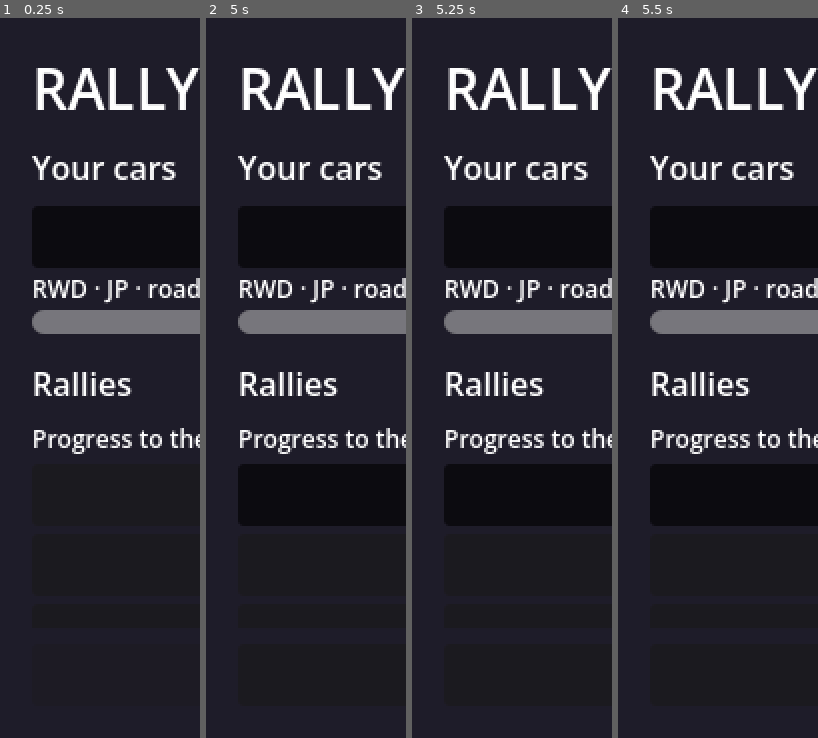
Above: before the commit, frames 1-4 (left to right).
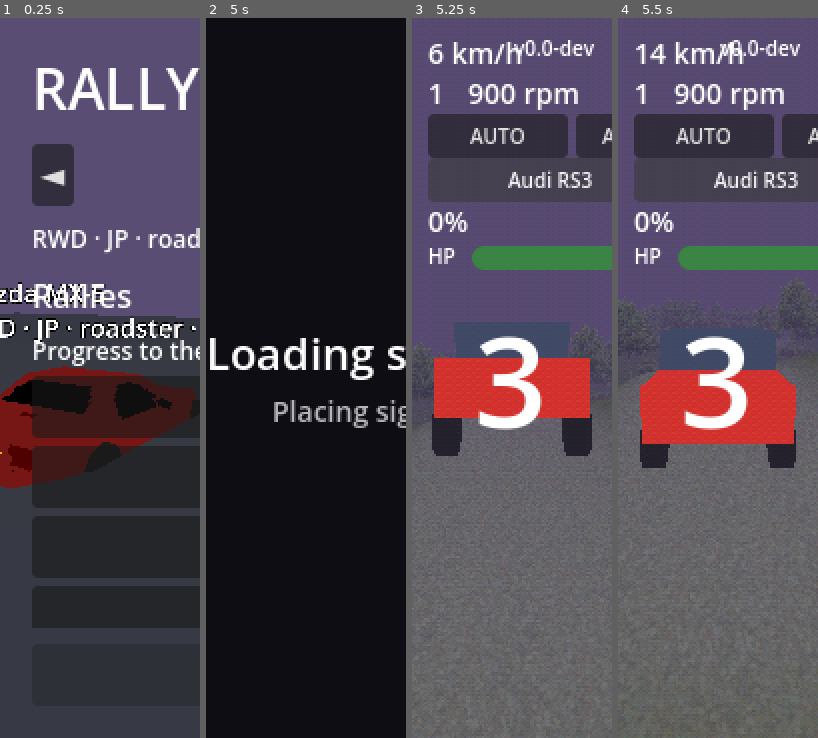
Above: after the commit, the same moments.

Repository: felixxwu/TAPPA
Game: Godot game, scene res://hq.tscn
Same seed, same stepped clock (60 frames per second), same inputs: the game is played once before the commit and once after it.
Inputs (mouse positions are in pixels of both pictures, inside the frame that each line leads up to):
- Up to frame 1 (0.25 s): no input
- Up to frame 2 (5 s): click (258, 176) at 0.5 s, where only the run after the commit has a clickable "◄"; tap Enter (menu_select, bound only after the commit) at 1.25, 4.9 s; move the mouse to (350, 342) at 1.27 s; hold Right (menu_right, bound only after the commit) 1.28-2 s; tap C (cycle_camera) at 1.35 s; click (350, 342) at 1.42 s; drag from (266, 414) to (296, 522) at 2.02 s; tap R (reset_car) at 2.75, 4.25 s; move the mouse to (326, 219) at 2.77 s; hold Right (menu_right, bound only after the commit) 2.78-3.5 s; tap T (toggle_gearbox) at 2.85 s; click (326, 219) at 2.92 s; drag from (296, 522) to (246, 270) at 3.52 s; move the mouse to (366, 486) at 4.27 s; hold Left (menu_left, bound only after the commit) from 4.28 s (still down); hold Shift from 4.28 s (still down); click (366, 486) at 4.42 s
- Up to frame 3 (5.25 s): release Left (menu_left, bound only after the commit) at 5 s; release Shift at 5 s; click (552, 176) at 5 s, where only the run after the commit has a clickable "Mazda MX-5"
- Up to frame 4 (5.5 s): no input

The runs differ from the first frame. In frame 1, 71% of the frame differs, in the area x 0-100%, y 0-100%; in frame 2, 12%; in frame 3, 93%; in frame 4, 94%.

Commit message:
Diegetic HQ first slice: 3D showroom with menu camera + parked focused car
Replaces the flat HQ car-park surface with the first diegetic 3D location
(todo/diegetic-hq.md). hq.tscn is now a Node3D; hq.gd builds:
- a lit lot (ambient + sun + ground plane) with the focused owned car spawned
  as a parked, physics-frozen, silenced Car prop (reuses Car.apply_owned)
- a dedicated menu Camera3D that eases into a 3/4 hero shot (Tween)
- prev/next car cycling via ◄ ► overlay buttons + new menu_left/right inputs;
  the focused car IS the selected car, so the rally board tracks it
- a billboarded Label3D stats panel beside the car, mirrored into the overlay
- the rally board + Start kept as a flat CanvasLayer overlay (unchanged logic)

Scope: one focused car at a time (the proven one-car invariant — apply_owned
mutates shared Config.data + car mesh sub-resources). A simultaneous parked
lineup needs per-instance mesh duplication + visual verification, deferred as
the documented follow-up.

- Config-first: GameConfig.menu_camera_offset / menu_camera_move_time /
  menu_camera_look_height; menu_left/right/select/back actions in project.godot.
- Tests (test_menu_flow.gd): focused car spawns + is frozen, menu camera exists,
  cycling focus respawns/reselects + wraps, locked-rally board still works.
- Docs/todos: diegetic-hq.md → first slice shipped (steps struck, open questions
  resolved); menus.md umbrella updated; features/menus.md rewritten for 3D HQ.

Co-Authored-By: Claude Opus 4.8 <noreply@anthropic.com>
Claude-Session: https://claude.ai/code/session_01LNmbsP7S3dv4i5mgMFcxct

Diff:
--- a/rally/hq.tscn
+++ b/rally/hq.tscn
@@ -2,9 +2,5 @@
 
 [ext_resource type="Script" path="res://scripts/hq.gd" id="1_hq"]
 
-[node name="HQ" type="Control"]
-layout_mode = 3
-anchors_preset = 15
-anchor_right = 1.0
-anchor_bottom = 1.0
+[node name="HQ" type="Node3D"]
 script = ExtResource("1_hq")
--- a/rally/project.godot
+++ b/rally/project.godot
@@ -117,6 +117,32 @@
 , Object(InputEventJoypadButton,"resource_local_to_scene":false,"resource_name":"","device":-1,"button_index":1,"pressure":0.0,"pressed":false,"script":null)
 ]
 }
+menu_left={
+"deadzone": 0.2,
+"events": [Object(InputEventKey,"resource_local_to_scene":false,"resource_name":"","device":-1,"window_id":0,"alt_pressed":false,"shift_pressed":false,"ctrl_pressed":false,"meta_pressed":false,"pressed":false,"keycode":0,"physical_keycode":4194319,"key_label":0,"unicode":0,"location":0,"echo":false,"script":null)
+, Object(InputEventKey,"resource_local_to_scene":false,"resource_name":"","device":-1,"window_id":0,"alt_pressed":false,"shift_pressed":false,"ctrl_pressed":false,"meta_pressed":false,"pressed":false,"keycode":0,"physical_keycode":65,"key_label":0,"unicode":0,"location":0,"echo":false,"script":null)
+, Object(InputEventJoypadButton,"resource_local_to_scene":false,"resource_name":"","device":-1,"button_index":13,"pressure":0.0,"pressed":false,"script":null)
+]
+}
+menu_right={
+"deadzone": 0.2,
+"events": [Object(InputEventKey,"resource_local_to_scene":false,"resource_name":"","device":-1,"window_id":0,"alt_pressed":false,"shift_pressed":false,"ctrl_pressed":false,"meta_pressed":false,"pressed":false,"keycode":0,"physical_keycode":4194321,"key_label":0,"unicode":0,"location":0,"echo":false,"script":null)
+, Object(InputEventKey,"resource_local_to_scene":false,"resource_name":"","device":-1,"window_id":0,"alt_pressed":false,"shift_pressed":false,"ctrl_pressed":false,"meta_pressed":false,"pressed":false,"keycode":0,"physical_keycode":68,"key_label":0,"unicode":0,"location":0,"echo":false,"script":null)
+, Object(InputEventJoypadButton,"resource_local_to_scene":false,"resource_name":"","device":-1,"button_index":14,"pressure":0.0,"pressed":false,"script":null)
+]
+}
+menu_select={
+"deadzone": 0.2,
+"events": [Object(InputEventKey,"resource_local_to_scene":false,"resource_name":"","device":-1,"window_id":0,"alt_pressed":false,"shift_pressed":false,"ctrl_pressed":false,"meta_pressed":false,"pressed":false,"keycode":0,"physical_keycode":4194309,"key_label":0,"unicode":0,"location":0,"echo":false,"script":null)
+, Object(InputEventJoypadButton,"resource_local_to_scene":false,"resource_name":"","device":-1,"button_index":0,"pressure":0.0,"pressed":false,"script":null)
+]
+}
+menu_back={
+"deadzone": 0.2,
+"events": [Object(InputEventKey,"resource_local_to_scene":false,"resource_name":"","device":-1,"window_id":0,"alt_pressed":false,"shift_pressed":false,"ctrl_pressed":false,"meta_pressed":false,"pressed":false,"keycode":0,"physical_keycode":4194305,"key_label":0,"unicode":0,"location":0,"echo":false,"script":null)
+, Object(InputEventJoypadButton,"resource_local_to_scene":false,"resource_name":"","device":-1,"button_index":1,"pressure":0.0,"pressed":false,"script":null)
+]
+}
 
 [physics]
 
--- a/rally/scripts/game_config.gd
+++ b/rally/scripts/game_config.gd
@@ -253,6 +253,17 @@
 ## Field of view (degrees) for the bonnet camera.
 @export_range(30.0, 120.0) var bonnet_fov := 75.0
 
+@export_group("Menu / HQ")
+## Seconds the HQ menu camera takes to ease into framing the focused car
+## (todo/diegetic-hq.md). 0 snaps instantly.
+@export var menu_camera_move_time := 0.6
+## HQ menu camera position relative to the focused car (car space: -Z is the car's
+## nose), so the default sits the camera ahead-and-to-the-side at eye height for a
+## 3/4 hero shot.
+@export var menu_camera_offset := Vector3(3.2, 1.6, 4.8)
+## Height (m) above the car's origin that the HQ menu camera looks at.
+@export var menu_camera_look_height := 0.6
+
 @export_group("World")
 @export var fog_density := 0.02
 @export var background_color := Color(0.35, 0.3, 0.45)
--- a/rally/scripts/hq.gd
+++ b/rally/scripts/hq.gd
@@ -1,27 +1,46 @@
-extends Control
-# HQ — the meta-game hub (todo/menus.md location 1), minimal vertical-slice
-# version: a flat placeholder UI (the diegetic 3D car-park / map / tuning-lift
-# staging is the full menus build). It is the game's boot scene and a lightweight
-# scene with NO track generation.
+extends Node3D
+# HQ — the meta-game hub (todo/menus.md location 1). This is the FIRST diegetic 3D
+# slice (todo/diegetic-hq.md): the flat car-park surface is replaced by a real 3D
+# showroom — a menu camera framing your car in a lit lot, cycled prev/next — while
+# the rally board + Start stay a flat overlay (the map → 3D-pins port is a later
+# slice). It is the game's boot scene and stays lightweight (NO track generation).
 #
-# What the slice covers: ensure a starter car exists, list owned cars + the
-# rallies the selected car can enter, and start a rally — handing off to
-# RallySession (todo/rally-event-flow.md), which fields the car, runs the events
-# and returns to the podium → HQ.
+# Scope note (todo/diegetic-hq.md): this slice shows ONE focused car at a time (the
+# proven one-car-at-a-time invariant — `Car.apply_owned` mutates the shared
+# `Config.data` and the car scene's mesh sub-resources, so configuring N cars at
+# once would stomp them). A simultaneous parked lineup is the immediate follow-up,
+# once per-instance mesh duplication is handled and the result can be eyeballed.
+
+const CAR_SCENE := preload("res://car.tscn")
 
 var _selected_instance_id := -1
 var _selected_rally_id := ""
 
-var _cars_box: VBoxContainer
+# Showroom state: the owned-car list and which one is focused (shown + selected).
+var _owned: Array = []
+var _focus := 0
+var _car: Node3D = null
+
+# 3D staging.
+var _camera: Camera3D
+var _display_marker: Marker3D
+var _stats_label: Label3D
+var _cam_tween: Tween
+
+# Flat overlay widgets.
 var _rallies_box: VBoxContainer
 var _status: Label
 var _start_button: Button
+var _car_name_label: Label
+var _car_stats_label: Label
 
 
 func _ready() -> void:
 	_ensure_starter()
-	_build_ui()
-	_refresh_cars()
+	_build_world()
+	_build_overlay()
+	_reload_owned()
+	_show_focused_car()
 
 
 # First run: grant the immortal starter (the anti-soft-lock floor — it can never
@@ -35,13 +54,64 @@
 	Save.save()
 
 
-func _build_ui() -> void:
-	set_anchors_preset(Control.PRESET_FULL_RECT)
-	var bg := ColorRect.new()
-	bg.set_anchors_preset(Control.PRESET_FULL_RECT)
-	bg.color = Color(0.12, 0.11, 0.16)
-	bg.mouse_filter = Control.MOUSE_FILTER_IGNORE
-	add_child(bg)
+# --- 3D world (the lot) ------------------------------------------------------
+
+func _build_world() -> void:
+	var cfg: GameConfig = Config.data
+
+	var env := WorldEnvironment.new()
+	var e := Environment.new()
+	e.background_mode = Environment.BG_COLOR
+	e.background_color = cfg.background_color
+	e.ambient_light_source = Environment.AMBIENT_SOURCE_COLOR
+	e.ambient_light_color = Color(0.6, 0.6, 0.68)
+	e.ambient_light_energy = 1.0
+	env.environment = e
+	add_child(env)
+
+	var sun := DirectionalLight3D.new()
+	sun.rotation = Vector3(deg_to_rad(-50.0), deg_to_rad(40.0), 0.0)
+	sun.light_energy = 1.1
+	add_child(sun)
+
+	# The lot floor: a plain plane (visual only — the parked car is physics-frozen,
+	# so no collider is needed).
+	var ground := MeshInstance3D.new()
+	var plane := PlaneMesh.new()
+	plane.size = Vector2(60.0, 60.0)
+	ground.mesh = plane
+	var mat := StandardMaterial3D.new()
+	mat.albedo_color = Color(0.18, 0.19, 0.22)
+	ground.material_override = mat
+	add_child(ground)
+
+	# Where the focused car sits.
+	_display_marker = Marker3D.new()
+	add_child(_display_marker)
+
+	# A floating stats panel beside the car (Label3D for the slice; the SubViewport
+	# panel of menus.md rig 2 is deferred). Billboarded so it always faces the camera.
+	_stats_label = Label3D.new()
+	_stats_label.billboard = BaseMaterial3D.BILLBOARD_ENABLED
+	_stats_label.modulate = Color(1, 1, 1)
+	_stats_label.outline_size = 12
+	_stats_label.font_size = 64
+	_stats_label.pixel_size = 0.006
+	_stats_label.position = Vector3(-2.6, 1.4, 0.0)
+	_stats_label.horizontal_alignment = HORIZONTAL_ALIGNMENT_LEFT
+	add_child(_stats_label)
+
+	_camera = Camera3D.new()
+	_camera.current = true
+	add_child(_camera)
+	_snap_camera_to_focus()
+
+
+# --- Flat overlay (rally board + start) --------------------------------------
+
+func _build_overlay() -> void:
+	var layer := CanvasLayer.new()
+	add_child(layer)
 
 	var root := VBoxContainer.new()
 	root.set_anchors_preset(Control.PRESET_FULL_RECT)
@@ -50,17 +120,38 @@
 	root.offset_right = -16.0
 	root.offset_bottom = -16.0
 	root.add_theme_constant_override("separation", 8)
-	add_child(root)
+	layer.add_child(root)
 
 	var title := Label.new()
 	title.text = "RALLY HQ"
 	title.add_theme_font_size_override("font_size", 28)
 	root.add_child(title)
 
-	# The car/rally lists can be taller than a phone screen, so they live in a
-	# scroll view that expands to fill the space between the fixed title and the
-	# pinned Start button — the primary action stays on-screen no matter how many
-	# cars/rallies are listed.
+	# Car selector: ◄ / ► cycle the focused car (mirrors the menu_left/right inputs
+	# and the swipe gestures the diegetic spec calls for; tap-friendly for mobile).
+	var nav := HBoxContainer.new()
+	nav.add_theme_constant_override("separation", 8)
+	root.add_child(nav)
+	var prev := Button.new()
+	prev.text = "◄"
+	prev.focus_mode = Control.FOCUS_NONE
+	prev.pressed.connect(_cycle_focus.bind(-1))
+	nav.add_child(prev)
+	_car_name_label = Label.new()
+	_car_name_label.add_theme_font_size_override("font_size", 18)
+	_car_name_label.size_flags_horizontal = Control.SIZE_EXPAND_FILL
+	_car_name_label.horizontal_alignment = HORIZONTAL_ALIGNMENT_CENTER
+	nav.add_child(_car_name_label)
+	var next := Button.new()
+	next.text = "►"
+	next.focus_mode = Control.FOCUS_NONE
+	next.pressed.connect(_cycle_focus.bind(1))
+	nav.add_child(next)
+
+	_car_stats_label = Label.new()
+	_car_stats_label.add_theme_font_size_override("font_size", 12)
+	root.add_child(_car_stats_label)
+
 	var scroll := ScrollContainer.new()
 	scroll.size_flags_vertical = Control.SIZE_EXPAND_FILL
 	scroll.horizontal_scroll_mode = ScrollContainer.SCROLL_MODE_DISABLED
@@ -71,16 +162,12 @@
 	content.add_theme_constant_override("separation", 8)
 	scroll.add_child(content)
 
-	content.add_child(_section_label("Your cars"))
-	_cars_box = VBoxContainer.new()
-	content.add_child(_cars_box)
-
 	content.add_child(_section_label("Rallies"))
 	_rallies_box = VBoxContainer.new()
 	content.add_child(_rallies_box)
 
 	_status = Label.new()
-	_status.text = "Select a car and a rally."
+	_status.text = "Pick a rally."
 	content.add_child(_status)
 
 	_start_button = Button.new()
@@ -98,84 +185,98 @@
 	return l
 
 
-# (Re)build the owned-car cards. Selecting a car re-derives its eligible rallies.
-# Each card shows the metadata the player needs to make the risk/eligibility call:
-# drivetrain / country / type / reward tier / power-to-weight, an HP bar, and any
-# installed upgrades (todo/menus.md rig 1+2 — the flat stand-in for the showroom
-# rig + world-anchored stats panel).
-func _refresh_cars() -> void:
-	for child in _cars_box.get_children():
-		child.queue_free()
-	var cars: Array = Save.profile.get("cars", [])
-	if cars.is_empty():
-		_cars_box.add_child(_section_label("(no cars)"))
-		return
-	# Default-select the first owned car if nothing is selected yet.
-	if _selected_instance_id < 0 or Save.get_car(_selected_instance_id).is_empty():
-		_selected_instance_id = int(cars[0]["instance_id"])
-	for car in cars:
-		_cars_box.add_child(_car_card(car))
+# --- Showroom (the focused car) ----------------------------------------------
+
+# Re-read the owned-car list from the save and clamp the focus into range.
+func _reload_owned() -> void:
+	_owned = Save.profile.get("cars", [])
+	if _owned.is_empty():
+		_focus = 0
+	else:
+		_focus = clampi(_focus, 0, _owned.size() - 1)
+
+
+# Focus the owned car with this instance id (re-reading the save first, so a car
+# just won/granted shows up). Used by the reward arrival and tests.
+func focus_instance(instance_id: int) -> void:
+	_reload_owned()
+	for i in _owned.size():
+		if int(_owned[i].get("instance_id", -1)) == instance_id:
+			_focus = i
+			break
+	_show_focused_car()
+
+
+# Step the focus to the prev/next owned car (wrapping), re-reading the save so the
+# list stays current.
+func _cycle_focus(step: int) -> void:
+	_reload_owned()
+	if _owned.is_empty():
+		return
+	_focus = wrapi(_focus + step, 0, _owned.size())
+	_show_focused_car()
+
+
+# Spawn (or respawn) the focused car as a parked, silent, physics-frozen prop, make
+# it the selected car, and refresh the camera + panels + rally board around it.
+func _show_focused_car() -> void:
+	if _owned.is_empty():
+		_selected_instance_id = -1
+		_car_name_label.text = "(no cars)"
+		_car_stats_label.text = ""
+		_stats_label.text = ""
+		_refresh_rallies()
+		_update_status()
+		return
+	var owned: Dictionary = _owned[_focus]
+	_selected_instance_id = int(owned.get("instance_id", -1))
+	_spawn_focused_car(owned)
+	var entry := CarLibrary.by_id(String(owned.get("model_id", "")))
+	var header := "%s  #%d  (%d of %d)" % [
+		entry.get("name", owned.get("model_id", "?")), _selected_instance_id, _focus + 1, _owned.size()]
+	_car_name_label.text = header
+	var stats := _car_stats_text(owned, entry)
+	_car_stats_label.text = stats
+	_stats_label.text = "%s\n%s" % [entry.get("name", "?"), stats]
+	_ease_camera_to_focus()
 	_refresh_rallies()
-
-
-# A selectable stat card for one owned car: header toggle (model + instance), a
-# metadata line, an HP bar, and an installed-upgrades line when fitted.
-func _car_card(car: Dictionary) -> Control:
-	var id := int(car["instance_id"])
-	var entry := CarLibrary.by_id(String(car.get("model_id", "")))
-	var card := VBoxContainer.new()
-	card.add_theme_constant_override("separation", 2)
-
-	var btn := Button.new()
-	btn.text = "%s  #%d" % [entry.get("name", car.get("model_id", "?")), id]
-	btn.focus_mode = Control.FOCUS_NONE
-	btn.toggle_mode = true
-	btn.button_pressed = id == _selected_instance_id
-	btn.pressed.connect(_on_car_selected.bind(id))
-	card.add_child(btn)
-
-	var stats := Label.new()
-	stats.add_theme_font_size_override("font_size", 12)
-	stats.text = "%s · %s · %s · tier %d · %.2f kW/kg" % [
+	_update_status()
+
+
+func _spawn_focused_car(owned: Dictionary) -> void:
+	if _car != null:
+		_car.queue_free()
+		_car = null
+	var car := CAR_SCENE.instantiate()
+	add_child(car)
+	car.apply_owned(owned)
+	# Park it: sit it exactly at the marker, kill physics + input + engine audio so
+	# it's a pure static prop (no driving, no idle engine note in the menu).
+	car.global_transform = _display_marker.global_transform
+	car.freeze = true
+	car.collision_layer = 0
+	car.collision_mask = 0
+	var audio := car.get_node_or_null("EngineAudio")
+	if audio != null and audio.has_method("stop"):
+		audio.stop()
+	car.process_mode = Node.PROCESS_MODE_DISABLED
+	_car = car
+
+
+# One-line car summary shared by the overlay and the 3D Label3D.
+func _car_stats_text(owned: Dictionary, entry: Dictionary) -> String:
+	var immortal: bool = owned.get("immortal", false)
+	var max_hp := float(entry.get("max_hp", 0.0))
+	var hp := float(owned.get("hp", 0.0))
+	var hp_text := "∞ HP" if immortal else "%d/%d HP" % [roundi(hp), roundi(max_hp)]
+	return "%s · %s · %s · tier %d · %.2f kW/kg · %s" % [
 		_drive_text(int(entry.get("drive_mode", -1))),
 		String(entry.get("country", "?")),
 		String(entry.get("car_type", "?")),
 		int(entry.get("reward_tier", 0)),
 		CarLibrary.power_to_weight(entry),
+		hp_text,
 	]
-	card.add_child(stats)
-	card.add_child(_hp_row(car, entry))
-
-	var ups: Array = car.get("installed_upgrades", [])
-	if not ups.is_empty():
-		var names: Array[String] = []
-		for item_id in ups:
-			names.append(String(UpgradeLibrary.by_id(String(item_id)).get("name", item_id)))
-		var u := Label.new()
-		u.add_theme_font_size_override("font_size", 12)
-		u.text = "Upgrades: %s" % ", ".join(names)
-		card.add_child(u)
-	return card
-
-
-# An HP bar + readout for a car. The immortal starter shows a full bar and ∞.
-func _hp_row(car: Dictionary, entry: Dictionary) -> Control:
-	var row := HBoxContainer.new()
-	row.add_theme_constant_override("separation", 8)
-	var immortal: bool = car.get("immortal", false)
-	var max_hp := float(entry.get("max_hp", 0.0))
-	var hp := float(car.get("hp", 0.0))
-	var bar := ProgressBar.new()
-	bar.custom_minimum_size = Vector2(160, 12)
-	bar.show_percentage = false
-	bar.max_value = 1.0 if immortal else maxf(1.0, max_hp)
-	bar.value = 1.0 if immortal else hp
-	row.add_child(bar)
-	var label := Label.new()
-	label.add_theme_font_size_override("font_size", 12)
-	label.text = "∞ HP" if immortal else "%d/%d HP" % [roundi(hp), roundi(max_hp)]
-	row.add_child(label)
-	return row
 
 
 func _drive_text(drive_mode: int) -> String:
@@ -186,12 +287,45 @@
 		_: return "?"
 
 
-# (Re)build the rally board for the selected car. Unlike the first slice, EVERY
-# rally is shown so the player can see what's locked and WHY: a rally the selected
-# car can't enter is disabled with its restriction spelled out ("needs RWD"), so
-# the unlock path ("win a JP car → Rising Sun opens") is legible. Completed rallies
-# are marked ✓ but stay selectable (re-wins farm rewards, todo/reward-system.md).
-# The showdown is shown locked with a progress meter until every other rally is done.
+# --- Menu camera -------------------------------------------------------------
+
+# The framing transform for the focused car: a 3/4 hero shot from the configured
+# offset, looking at the car a little above its origin.
+func _camera_target_xform() -> Transform3D:
+	var cfg: GameConfig = Config.data
+	var car_pos := _display_marker.global_transform.origin
+	var eye := car_pos + cfg.menu_camera_offset
+	var look := car_pos + Vector3.UP * cfg.menu_camera_look_height
+	var t := Transform3D.IDENTITY
+	t.origin = eye
+	return t.looking_at(look, Vector3.UP)  # looking_at keeps the origin (the eye)
+
+
+func _snap_camera_to_focus() -> void:
+	_camera.global_transform = _camera_target_xform()
+
+
+# Ease the camera into the framing over GameConfig.menu_camera_move_time (a small
+# settle each time you cycle cars). Snaps when the move time is ~0.
+func _ease_camera_to_focus() -> void:
+	var cfg: GameConfig = Config.data
+	if _cam_tween != null and _cam_tween.is_valid():
+		_cam_tween.kill()
+	if cfg.menu_camera_move_time <= 0.0:
+		_snap_camera_to_focus()
+		return
+	_cam_tween = create_tween()
+	_cam_tween.set_trans(Tween.TRANS_SINE).set_ease(Tween.EASE_OUT)
+	_cam_tween.tween_property(_camera, "global_transform", _camera_target_xform(), cfg.menu_camera_move_time)
+
+
+# --- Rally board (flat overlay) ----------------------------------------------
+
+# (Re)build the rally board for the focused car. EVERY rally is shown so the player
+# can see what's locked and WHY: a rally the car can't enter is disabled with its
+# restriction spelled out ("needs RWD"), so the unlock path is legible. Completed
+# rallies are marked ✓ but stay selectable (re-wins farm rewards). The showdown is
+# shown locked with a progress meter until every other rally is done.
 func _refresh_rallies() -> void:
 	for child in _rallies_box.get_children():
 		child.queue_free()
@@ -201,7 +335,6 @@
 	var meta := CarLibrary.by_id(String(owned.get("model_id", "")))
 	var sd_unlocked := RallyLibrary.showdown_unlocked(Save.profile)
 
-	# Showdown progress meter (gameplay.md › the final showdown): completed / total.
 	var total := 0
 	for rally in RallyLibrary.RALLIES:
 		if not rally["showdown"]:
@@ -219,8 +352,6 @@
 		var done := Save.rally_completed(rally_id)
 		var btn := Button.new()
 		btn.focus_mode = Control.FOCUS_NONE
-		# A rally is enterable when the car is eligible AND (it's not the showdown,
-		# or the showdown is unlocked). Locked rallies are shown but disabled.
 		var enterable := eligible and (not is_showdown or sd_unlocked)
 		if enterable:
 			btn.toggle_mode = true
@@ -234,7 +365,7 @@
 		_rallies_box.add_child(btn)
 
 
-# Why a shown-but-locked rally can't be entered by the selected car: either the
+# Why a shown-but-locked rally can't be entered by the focused car: either the
 # showdown gate (complete all rallies first) or the car failing the restriction.
 func _lock_reason(rally: Dictionary, is_showdown: bool, sd_unlocked: bool, done_count: int, total: int) -> String:
 	if is_showdown and not sd_unlocked:
@@ -242,8 +373,7 @@
 	return "needs %s" % _restriction_text(rally.get("restriction", {}))
 
 
-# Human-readable summary of a rally's restriction, for the locked-rally hint and
-# (eventually) the briefing panel. Empty restriction is open-class (never locked).
+# Human-readable summary of a rally's restriction, for the locked-rally hint.
 func _restriction_text(restriction: Dictionary) -> String:
 	if restriction.is_empty():
 		return "any car"
@@ -265,13 +395,6 @@
 	return ", ".join(parts)
 
 
-func _on_car_selected(instance_id: int) -> void:
-	_selected_instance_id = instance_id
-	_selected_rally_id = ""  # eligibility may have changed; clear the rally pick
-	_refresh_cars()
-	_update_status()
-
-
 func _on_rally_selected(rally_id: String) -> void:
 	_selected_rally_id = rally_id
 	_update_status()
@@ -287,7 +410,7 @@
 		var model_name := String(entry.get("name", car.get("model_id", "?")))
 		_status.text = "Field %s #%d in %s" % [model_name, int(car["instance_id"]), rally["name"]]
 	else:
-		_status.text = "Select a car and a rally."
+		_status.text = "Pick a rally."
 
 
 # Hand off to the orchestrator. RallySession derives the event target times,
@@ -298,3 +421,14 @@
 	if owned.is_empty() or rally.is_empty():
 		return
 	RallySession.start_rally(rally, owned)
+
+
+# --- Menu input (todo/menus.md › Menu navigation & input) --------------------
+
+func _unhandled_input(event: InputEvent) -> void:
+	if event.is_action_pressed("menu_left"):
+		_cycle_focus(-1)
+	elif event.is_action_pressed("menu_right"):
+		_cycle_focus(1)
+	elif event.is_action_pressed("menu_select") and not _start_button.disabled:
+		_on_start_pressed()
--- a/rally/tests/headless/test_menu_flow.gd
+++ b/rally/tests/headless/test_menu_flow.gd
@@ -43,19 +43,42 @@
 	return "\n".join(parts)
 
 
-func test_hq_grants_starter_and_lists_cars_and_rallies() -> void:
-	var hq: Control = load("res://hq.tscn").instantiate()
+func test_hq_grants_starter_and_shows_the_focused_car_and_rallies() -> void:
+	var hq: Node3D = load("res://hq.tscn").instantiate()
 	add_child_autofree(hq)
 	await get_tree().process_frame
 	assert_eq(_save.profile["cars"].size(), 1, "the immortal starter is granted on the first HQ visit")
 	assert_true(_save.profile["cars"][0]["immortal"], "the starter is immortal")
 	assert_true(_save.profile["starter_picked"], "starter_picked recorded")
-	assert_gt(hq._cars_box.get_child_count(), 0, "owned cars are listed")
-	assert_gt(hq._rallies_box.get_child_count(), 0, "rallies the car can enter are listed")
+	# The diegetic showroom spawns the focused car as a parked 3D prop (the starter).
+	assert_not_null(hq._car, "the focused car is spawned as a 3D prop")
+	assert_eq(hq._car.current_car_name(), "Mazda MX-5", "the starter is the focused car")
+	assert_true(hq._car.freeze, "the showroom car is physics-frozen (a static prop)")
+	assert_eq(hq._selected_instance_id, int(_save.profile["cars"][0]["instance_id"]),
+		"the focused car is the selected car")
+	assert_not_null(hq._camera, "a menu camera frames the showroom")
+	assert_gt(hq._rallies_box.get_child_count(), 0, "rallies the focused car can enter are listed")
+
+
+func test_hq_cycling_focus_changes_the_shown_and_selected_car() -> void:
+	var hq: Node3D = load("res://hq.tscn").instantiate()
+	add_child_autofree(hq)
+	await get_tree().process_frame
+	# Own a second car, then cycle focus to it: the spawned car + selection follow.
+	var rs3: Dictionary = _save.grant_car("rs3", false)
+	hq.focus_instance(int(rs3["instance_id"]))
+	await get_tree().process_frame
+	assert_eq(hq._car.current_car_name(), "Audi RS3", "cycling focus respawns the focused model")
+	assert_eq(hq._selected_instance_id, int(rs3["instance_id"]), "focusing a car selects it")
+	# Wrap forward through the 2-car lot returns to the first car.
+	hq._focus = 0
+	hq._cycle_focus(-1)
+	await get_tree().process_frame
+	assert_eq(hq._focus, 1, "cycling left from the first car wraps to the last")
 
 
 func test_hq_start_button_launches_a_session() -> void:
-	var hq: Control = load("res://hq.tscn").instantiate()
+	var hq: Node3D = load("res://hq.tscn").instantiate()
 	add_child_autofree(hq)
 	await get_tree().process_frame
 	# Select the starter + the shakedown, then press Start (auto_load_scenes is off,
@@ -103,13 +126,13 @@
 
 
 func test_hq_shows_locked_rallies_with_their_restriction() -> void:
-	var hq: Control = load("res://hq.tscn").instantiate()
+	var hq: Node3D = load("res://hq.tscn").instantiate()
 	add_child_autofree(hq)
 	await get_tree().process_frame
 	# Field the AWD RS3 (German hatch): RWD Masters + the JP-only Rising Sun should
 	# both show as locked with a reason, so the unlock path is visible.
 	var rs3: Dictionary = _save.grant_car("rs3", false)
-	hq._on_car_selected(int(rs3["instance_id"]))
+	hq.focus_instance(int(rs3["instance_id"]))
 	await get_tree().process_frame
 	var locked: Array[String] = []
 	for btn in hq._rallies_box.find_children("*", "Button", true, false):
Not shown, changed: rally/features/menus.md
Not shown, changed: rally/todo/diegetic-hq.md
Not shown, changed: rally/todo/menus.md
